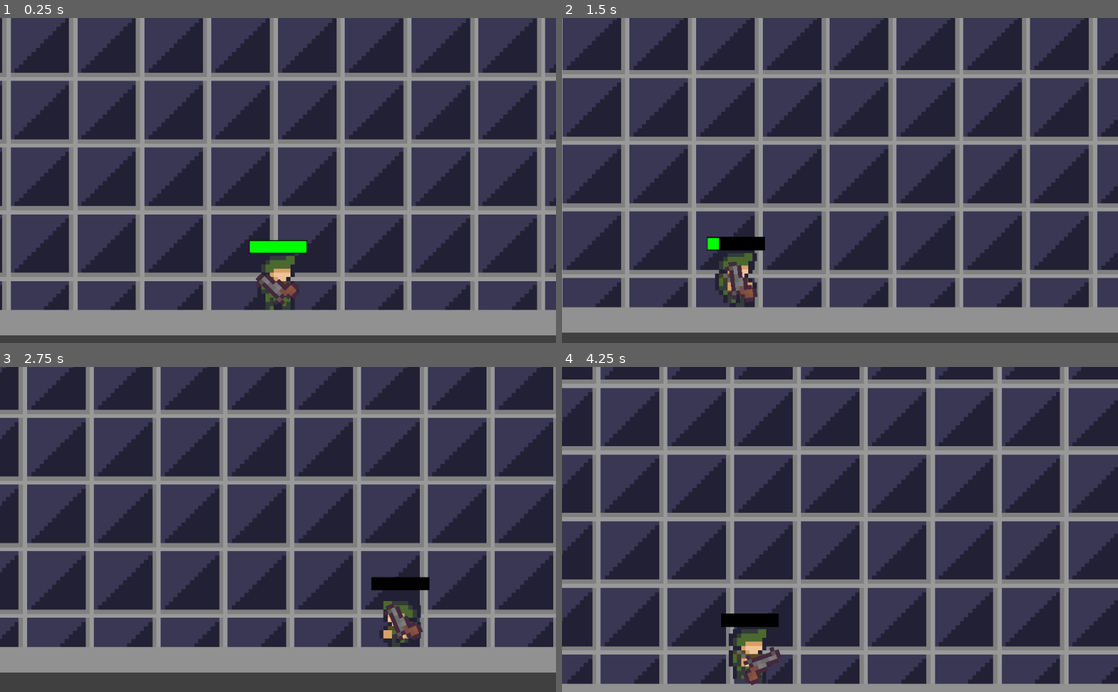
Above: before the commit, frames 1-4 (two rows, left to right).
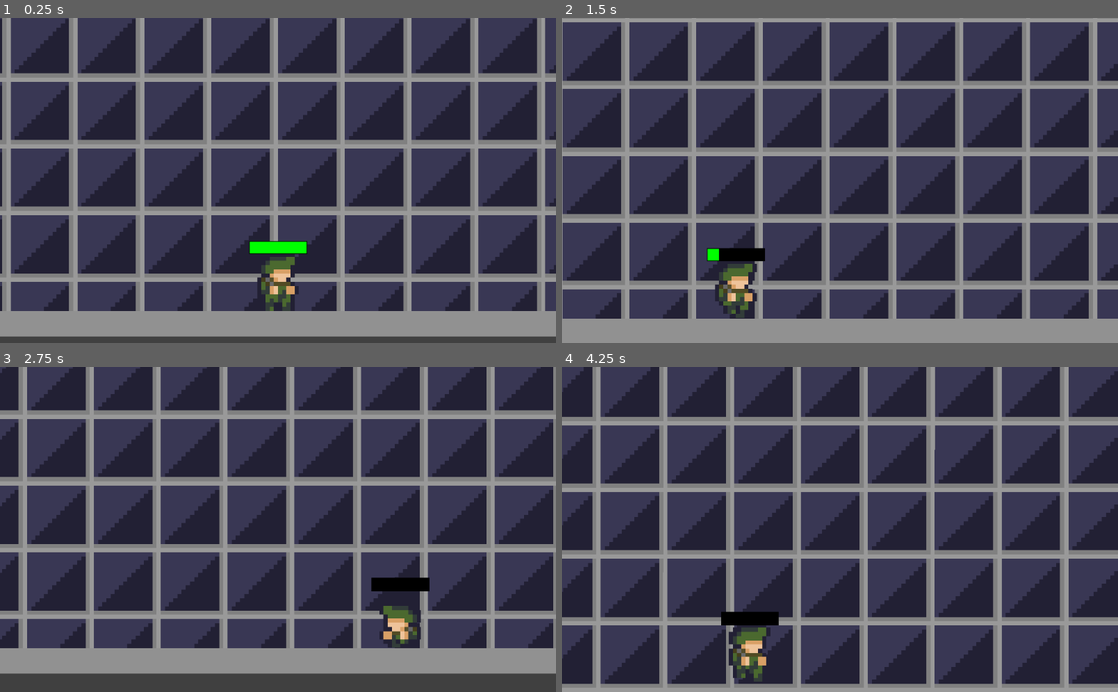
Above: after the commit, the same moments.

Repository: CUBE-The-Final-Shape/Destroying-Horrible
Game: Godot game, scene res://Scenes/Main.tscn
The game is run twice, just before and just after one commit, with the same random seed, the same clock (stepped at 60 frames per second) and the same inputs.
Inputs (mouse positions are in pixels of both pictures, inside the frame that each line leads up to):
- Up to frame 1 (0.25 s): no input
- Up to frame 2 (1.5 s): move the mouse to (962, 164) at 0.52 s; hold Ctrl (crouch) 0.53-1.28 s; hold D (right) from 0.53 s (still down); tap W (up) at 0.77 s; tap K (k) at 0.8, 1.35 s; move the mouse to (728, 196) at 1.27 s
- Up to frame 3 (2.75 s): tap W (up) at 1.52 s; tap Ctrl (crouch) at 1.55 s; move the mouse to (333, 458) at 2.02 s; release D (right) at 2.03 s; hold A (left) from 2.03 s (still down); hold Ctrl (crouch) from 2.03 s (still down); tap K (k) at 2.3 s
- Up to frame 4 (4.25 s): move the mouse to (812, 594) at 2.77 s; release A (left) at 2.78 s; release Ctrl (crouch) at 2.78 s; hold D (right) from 2.78 s (still down); click (812, 594) at 2.85 s; tap W (up) at 3.02, 3.77 s; tap Ctrl (crouch) at 3.05 s; move the mouse to (1006, 578) at 3.52 s; hold K (k) from 3.53 s (still down)

The runs differ from the first frame. In frame 1, 4.0% of the frame differs, in the area x 0-100%, y 1-99%; in frame 2, 39%; in frame 3, 4.9%; in frame 4, 57%, in the area x 0-100%, y 0-98%.

Commit message:
SPRITES!!!!

Diff:
--- a/Scenes/player.gd
+++ b/Scenes/player.gd
@@ -7,7 +7,7 @@
 
 export (int) var speed = 100
 export (int) var jump_strength = 200
-export (int) var gravity = 1000
+export (int) var gravity = 800
 export (int) var max_health = 100
 const UP_DIRECTION = Vector2.UP
 onready var health = max_health setget _set_health
@@ -63,7 +63,7 @@
 
 func _process(_delta):
 	if Input.is_action_pressed("crouch"):
-		get_node("Collision_Standing").disabled= true
+		get_node("Collision_Standing").disabled = true
 		if Input.is_action_pressed("ui_right"):
 			_animated_sprite.play("crouch_right")
 			right = true
@@ -78,7 +78,7 @@
 		else:
 			_animated_sprite.play("crouch_idle_left")
 	else:
-		get_node("Collision_Standing").disabled= false
+		get_node("Collision_Standing").disabled = false
 		if Input.is_action_pressed("ui_right"):
 			_animated_sprite.play("walk_right")
 			right = true
--- a/Scenes/player.tscn
+++ b/Scenes/player.tscn
@@ -1,9 +1,8 @@
-[gd_scene load_steps=31 format=2]
+[gd_scene load_steps=30 format=2]
 
 [ext_resource path="res://sprites/military_sprites/Militaryman/animations_left/idle/militaryman1left.png" type="Texture" id=1]
 [ext_resource path="res://Scenes/player.gd" type="Script" id=2]
 [ext_resource path="res://sprites/military_sprites/Militaryman/animations_right/idle/militaryman1.png" type="Texture" id=3]
-[ext_resource path="res://Scenes/Revolver.tscn" type="PackedScene" id=4]
 [ext_resource path="res://sprites/military_sprites/Militaryman/animations_left/crouch/crouch3.png" type="Texture" id=5]
 [ext_resource path="res://sprites/military_sprites/Militaryman/animations_right/walking/militaryman6.png" type="Texture" id=6]
 [ext_resource path="res://sprites/military_sprites/Militaryman/animations_right/walking/militaryman3.png" type="Texture" id=7]
@@ -75,7 +74,7 @@
 extents = Vector2( 5, 7 )
 
 [sub_resource type="RectangleShape2D" id=3]
-extents = Vector2( 5, 6 )
+extents = Vector2( 5, 5.5 )
 
 [node name="Player" type="KinematicBody2D"]
 script = ExtResource( 2 )
@@ -90,7 +89,7 @@
 shape = SubResource( 1 )
 
 [node name="Collision_Crouching" type="CollisionShape2D" parent="."]
-position = Vector2( 0, 2 )
+position = Vector2( 0, 2.5 )
 shape = SubResource( 3 )
 
 [node name="Camera_anchor" type="RemoteTransform2D" parent="."]
@@ -103,6 +102,3 @@
 current = true
 zoom = Vector2( 0.13, 0.13 )
 smoothing_enabled = true
-
-[node name="KinematicBody2D" parent="." instance=ExtResource( 4 )]
-position = Vector2( 1, 4 )
Binary file changed: sprites/military_sprites/Militaryman/animations_left/crouch/crouch1.png
Binary file changed: sprites/military_sprites/Militaryman/animations_left/crouch/crouch2.png
Binary file changed: sprites/military_sprites/Militaryman/animations_left/crouch/crouch3.png
Binary file changed: sprites/military_sprites/Militaryman/animations_left/crouch/crouch4.png
Binary file changed: sprites/military_sprites/Militaryman/animations_left/crouch/crouch5.png
Binary file changed: sprites/military_sprites/Militaryman/animations_left/crouch/crouch6.png
Binary file changed: sprites/military_sprites/Militaryman/animations_right/crouch/crouch1.png
Binary file changed: sprites/military_sprites/Militaryman/animations_right/crouch/crouch2.png
Binary file changed: sprites/military_sprites/Militaryman/animations_right/crouch/crouch3.png
Binary file changed: sprites/military_sprites/Militaryman/animations_right/crouch/crouch4.png
Binary file changed: sprites/military_sprites/Militaryman/animations_right/crouch/crouch5.png
Binary file changed: sprites/military_sprites/Militaryman/animations_right/crouch/crouch6.png
